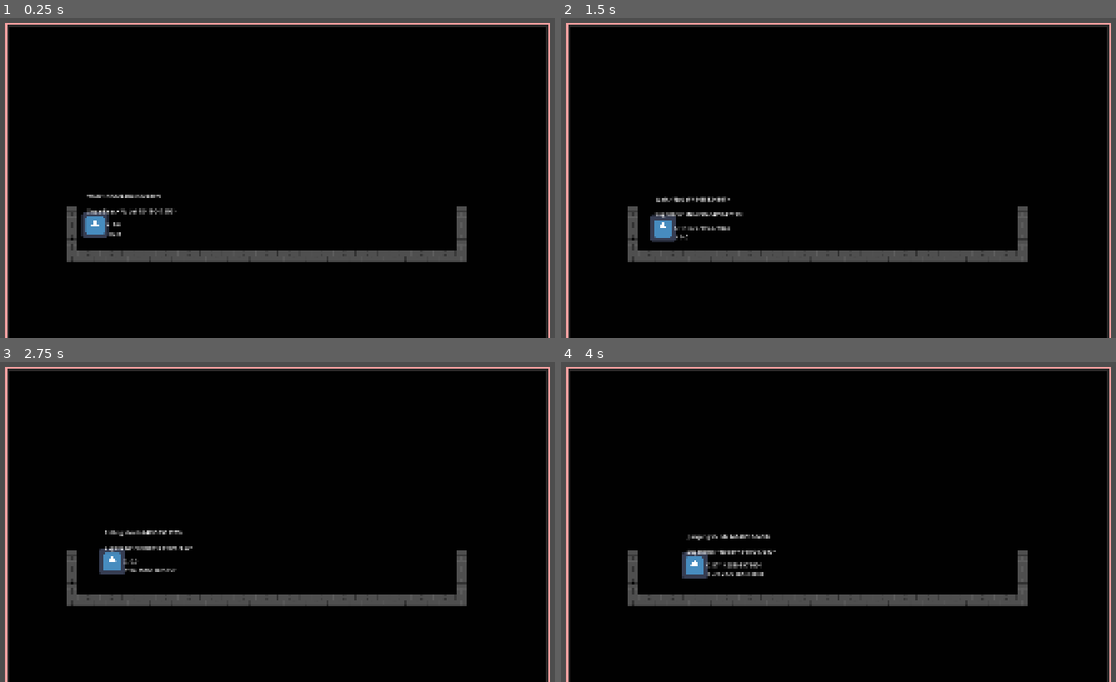
Above: before the commit, frames 1-4 (two rows, left to right).
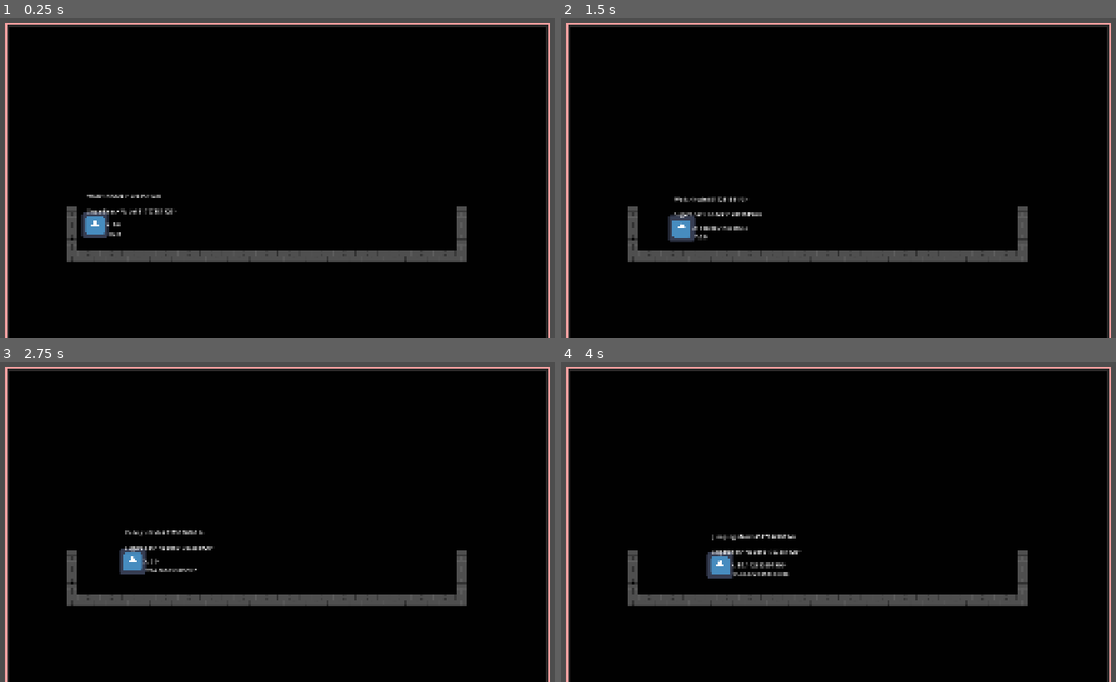
Above: after the commit, the same moments.

Repository: CamdenPix/GameOff-2026
Game: Godot game, scene res://scenes/main_game.tscn
The game is run twice, just before and just after one commit, with the same random seed, the same clock (stepped at 60 frames per second) and the same inputs. The engine's default icon, where the game draws it, is replaced by a stand-in: a white triangle on a blue panel in a dark square.
Inputs:
- Up to frame 1 (0.25 s): no input
- Up to frame 2 (1.5 s): tap Enter at 0.5 s; hold D (move_right) from 0.53 s (still down); tap T at 0.6, 1.35 s; tap Space (jump) at 0.77 s
- Up to frame 3 (2.75 s): tap Space (jump) at 1.52 s; release D (move_right) at 2.03 s; hold Left (left) from 2.03 s (still down); tap T at 2.1 s
- Up to frame 4 (4 s): release Left (left) at 2.78 s; hold D (move_right) from 2.78 s (still down); tap T at 2.85, 3.6 s; tap Space (jump) at 3.02, 3.77 s

The runs differ from the first frame. In frame 1, 0.1% of the frame differs, in the area x 22-31%, y 55-62%; in frame 2, 1.2%; in frame 3, 1.1%; in frame 4, 1.4%, in the area x 21-44%, y 53-68%.

Commit message:
Ok actually hooked up the basic state handlers to each base script

Diff:
--- a/Scripts/Abstract State Scripts/child_state_machine.gd
+++ b/Scripts/Abstract State Scripts/child_state_machine.gd
@@ -29,13 +29,15 @@
 @export var Ground_Decceleration_Time: float = 5.0
 @export var Ground_Accleration_Time: float = 5.0
 @export var Ground_Max_Speed: float = 150
+@export var Ground_Past_Max_Speed_Decceleration: float = 40
+
 
 var AirSpeed: float = 5.0
 var Jump_Velocity: float = 5.0
 var Jump_Gravity: float = ProjectSettings.get_setting("physics/3d/default_gravity")
 var Fall_Gravity: float = 5.0
 var Ground_Acceleration: float = 20
-var Ground_Decceleration: float = 80
+
 
 var current_state: State
 
--- a/Scripts/Player/Basic/dashing.gd
+++ b/Scripts/Player/Basic/dashing.gd
@@ -1,21 +1,32 @@
+@abstract
 @icon("res://assets/chip-svgrepo-com.svg")
 class_name DashingState extends State
 
 func enter(oldState: State) -> void:
+	additional_enter_logic(oldState)
 	#parent.animations.play(animation_name)
 
 	pass
 
 func exit(newState: State) -> void:
+	additional_exit_logic(newState)
 	pass
 
 func process_input(event: InputEvent) -> State:
+	additional_process_input_logic(event)
 	return null
 
 func process_frame(delta: float) -> State:
+	additional_process_frame_logic(delta)
 	return null
 
 func process_physics(delta: float) -> State:
+	additional_process_physics_logic(delta)
 	var raw_input: Vector2 = Input.get_vector("left","right","up","down")
 	parent.velocity.x = raw_input.x * animal.Speed
 	return null
+@abstract func additional_exit_logic(newState: State) -> void
+@abstract func additional_enter_logic(oldState: State) -> void
+@abstract func additional_process_physics_logic(delta:float) -> State
+@abstract func additional_process_frame_logic(delta:float) -> State
+@abstract func additional_process_input_logic(event: InputEvent) -> State
--- a/Scripts/Player/Basic/falling.gd
+++ b/Scripts/Player/Basic/falling.gd
@@ -1,25 +1,37 @@
+@abstract
 @icon("res://assets/chip-svgrepo-com.svg")
 class_name FallingState extends State
 
 @export var landing_state: LandingState
 func enter(oldState: State) -> void:
+	additional_enter_logic(oldState)
 	#parent.animations.play(animation_name)
-	#parent.velocity.y =0
+
 	pass
 
 func exit(newState: State) -> void:
+	additional_exit_logic(newState)
 	pass
 
 func process_input(event: InputEvent) -> State:
+	additional_process_input_logic(event)
 	return null
 
 func process_frame(delta: float) -> State:
+	additional_process_frame_logic(delta)
 	return null
 
+
 func process_physics(delta: float) -> State:
+	additional_process_physics_logic(delta)
 	var raw_input: Vector2 = Input.get_vector("move_left","move_right","move_up","move_down")
 	parent.velocity.x = raw_input.x * animal.AirSpeed
 	parent.velocity.y += animal.Fall_Gravity * delta
 	if parent.is_on_floor():
 		return landing_state
 	return null
+@abstract func additional_exit_logic(newState: State) -> void
+@abstract func additional_enter_logic(oldState: State) -> void
+@abstract func additional_process_physics_logic(delta:float) -> State
+@abstract func additional_process_frame_logic(delta:float) -> State
+@abstract func additional_process_input_logic(event: InputEvent) -> State
--- a/Scripts/Player/Basic/idle.gd
+++ b/Scripts/Player/Basic/idle.gd
@@ -1,16 +1,21 @@
+@abstract
 @icon("res://assets/chip-svgrepo-com.svg")
 class_name IdleState extends State
 @export var walking_state: WalkingState
 @export var jumping_state: JumpingState
 func enter(oldState: State) -> void:
+	additional_enter_logic(oldState)
 	#parent.animations.play(animation_name)
 
 	pass
 
 func exit(newState: State) -> void:
+	additional_exit_logic(newState)
 	pass
 
+
 func process_input(event: InputEvent) -> State:
+	additional_process_input_logic(event)
 	var raw_input: Vector2 = Input.get_vector("move_left","move_right","move_up","move_down")
 	if raw_input:
 		return walking_state
@@ -19,8 +24,15 @@
 	return null
 
 func process_frame(delta: float) -> State:
+	additional_process_frame_logic(delta)
+
 	return null
 
 func process_physics(delta: float) -> State:
-
+	additional_process_physics_logic(delta)
 	return null
+@abstract func additional_exit_logic(newState: State) -> void
+@abstract func additional_enter_logic(oldState: State) -> void
+@abstract func additional_process_physics_logic(delta:float) -> State
+@abstract func additional_process_frame_logic(delta:float) -> State
+@abstract func additional_process_input_logic(event: InputEvent) -> State
--- a/Scripts/Player/Basic/jump.gd
+++ b/Scripts/Player/Basic/jump.gd
@@ -1,22 +1,28 @@
+@abstract
 @icon("res://assets/chip-svgrepo-com.svg")
 class_name JumpingState extends State
 
 @export var falling_state: FallingState
 func enter(oldState: State) -> void:
 	#parent.animations.play(animation_name)
+	additional_enter_logic(oldState)
 	parent.velocity.y = -animal.Jump_Velocity
 	pass
 
 func exit(newState: State) -> void:
+	additional_exit_logic(newState)
 	pass
 
 func process_input(event: InputEvent) -> State:
+	additional_process_input_logic(event)
 	return null
 
 func process_frame(delta: float) -> State:
+	additional_process_frame_logic(delta)
 	return null
 
 func process_physics(delta: float) -> State:
+	additional_process_physics_logic(delta)
 	var raw_input: Vector2 = Input.get_vector("move_left","move_right","move_up","move_down")
 	parent.velocity.x = raw_input.x * animal.AirSpeed
 	if parent.velocity.y + animal.Jump_Gravity * delta < 0:
@@ -26,3 +32,8 @@
 		return falling_state
 
 	return null
+@abstract func additional_exit_logic(newState: State) -> void
+@abstract func additional_enter_logic(oldState: State) -> void
+@abstract func additional_process_physics_logic(delta:float) -> State
+@abstract func additional_process_frame_logic(delta:float) -> State
+@abstract func additional_process_input_logic(event: InputEvent) -> State
--- a/Scripts/Player/Basic/landing.gd
+++ b/Scripts/Player/Basic/landing.gd
@@ -1,3 +1,4 @@
+@abstract
 @icon("res://assets/chip-svgrepo-com.svg")
 class_name LandingState extends State
 @export var idle_timer: Timer
@@ -7,15 +8,18 @@
 
 func enter(oldState: State) -> void:
 	#parent.animations.play(animation_name)
+	additional_enter_logic(oldState)
 	idle_timer.start()
 	pass
 
 func exit(newState: State) -> void:
+	additional_exit_logic(newState)
 	idle_timer.stop()
 	return_idle_state = null
 	pass
 
 func process_input(event: InputEvent) -> State:
+	additional_process_input_logic(event)
 	var raw_input: Vector2 = Input.get_vector("move_left","move_right","move_up","move_down")
 
 	if raw_input:
@@ -25,9 +29,11 @@
 	return null
 
 func process_frame(delta: float) -> State:
+	additional_process_frame_logic(delta)
 	return null
 
 func process_physics(delta: float) -> State:
+	additional_process_physics_logic(delta)
 	return return_idle_state
 
 
@@ -35,3 +41,8 @@
 func _on_timer_timeout() -> void:
 	return_idle_state = idle_state
 	pass # Replace with function body.
+@abstract func additional_exit_logic(newState: State) -> void
+@abstract func additional_enter_logic(oldState: State) -> void
+@abstract func additional_process_physics_logic(delta:float) -> State
+@abstract func additional_process_frame_logic(delta:float) -> State
+@abstract func additional_process_input_logic(event: InputEvent) -> State
--- a/Scripts/Player/Basic/walk.gd
+++ b/Scripts/Player/Basic/walk.gd
@@ -11,24 +11,28 @@
 var slow_down_elapsed_time: float = 0.0
 
 func enter(oldState: State) -> void:
-
+	additional_enter_logic(oldState)
 	pass
 
 func exit(newState: State) -> void:
+	additional_exit_logic(newState)
 	coyote_timer.stop()
 	coyote_timer_fall = false
 	pass
 
 func process_input(event: InputEvent) -> State:
+	additional_process_input_logic(event)
 	if Input.is_action_just_pressed("jump"):
 		print('jump')
 		return jumping_state
 	return null
 
 func process_frame(delta: float) -> State:
+	additional_process_frame_logic(delta)
 	return null
 
 func process_physics(delta: float) -> State:
+	additional_process_physics_logic(delta)
 	move(delta)
 	#if abs(raw_input.x) > dash_threshold:
 		#return dashing_state
@@ -51,18 +55,29 @@
 
 func move(delta:float):
 
+	additional_move_logic(delta)
 	var raw_input: Vector2 = Input.get_vector("move_left","move_right","move_up","move_down")
+	var velocity_difference = abs(parent.velocity.x *raw_input.x) - animal.Ground_Max_Speed
+
 	if raw_input.length() == 0:
 		speed_up_elapsed_time -= delta
-		return
-	var velocity_difference = abs(parent.velocity.x *raw_input.x) - animal.Ground_Max_Speed
+
+
+
+	# Slow player down to max speed
+	if velocity_difference > 0:
+		speed_up_elapsed_time = animal.Ground_Accleration_Time
+		print('slow downnn')
+		#var direction = parent.velocity.x / parent.velocity.x
+		if parent.velocity.x > 0:
+			parent.velocity.x -= animal.Ground_Past_Max_Speed_Decceleration
+		else:
+			parent.velocity.x += animal.Ground_Past_Max_Speed_Decceleration
+
 
 	# Ignore player at max speed
 	if velocity_difference == 0:
 		return
-
-
-
 
 	# We speed up the player to get closer to max speed
 	if velocity_difference < 0:
@@ -81,24 +96,6 @@
 
 		return
 
-	# Slow player down to max speed
-	if velocity_difference > 0:
-		print('slow downnn')
-		slow_down_elapsed_time += delta
-
-		var time_left = animal.Ground_Decceleration_Time - slow_down_elapsed_time
-		var progress = clamp(slow_down_elapsed_time / animal.Ground_Decceleration_Time, 0.0, 1.0)
-
-		var smooth_progress = easeOutExpo(progress)
-		var smooth_speed = smooth_progress * animal.Ground_Max_Speed
-
-
-		var difference = (smooth_speed * raw_input.x) - parent.velocity.x
-		parent.velocity.x += difference
-		return
-
-	var temp_speed = parent.velocity.x
-	additional_move_logic(delta)
 
 func easeOutQuart(x: float) -> float:
 	return 1 - pow(1 - x, 4);
--- a/Scripts/Player/SugarBear/Walk.gd
+++ b/Scripts/Player/SugarBear/Walk.gd
@@ -9,6 +9,10 @@
 func additional_process_frame_logic(delta:float) -> State:
 	return
 func additional_process_input_logic(event: InputEvent) -> State:
+	if event is InputEventKey and event.pressed:
+		if event.keycode == KEY_T:
+			print("t")
+			parent.velocity.x *= 2
 	return
 func additional_move_logic(delta:float) -> void:
 	return
--- a/Scripts/Player/SugarBear/dashing.gd
+++ b/Scripts/Player/SugarBear/dashing.gd
@@ -1,6 +1,6 @@
 extends DashingState
 
-func additiona_exit_logic(newState: State) -> void:
+func additional_exit_logic(newState: State) -> void:
 	return
 func additional_enter_logic(oldState: State) -> void:
 	return
--- a/Scripts/Player/SugarBear/falling.gd
+++ b/Scripts/Player/SugarBear/falling.gd
@@ -1,6 +1,6 @@
 extends FallingState
 
-func additiona_exit_logic(newState: State) -> void:
+func additional_exit_logic(newState: State) -> void:
 	return
 func additional_enter_logic(oldState: State) -> void:
 	return
--- a/Scripts/Player/SugarBear/idle.gd
+++ b/Scripts/Player/SugarBear/idle.gd
@@ -1,6 +1,6 @@
 extends IdleState
 
-func additiona_exit_logic(newState: State) -> void:
+func additional_exit_logic(newState: State) -> void:
 	return
 func additional_enter_logic(oldState: State) -> void:
 	return
--- a/Scripts/Player/SugarBear/jumping.gd
+++ b/Scripts/Player/SugarBear/jumping.gd
@@ -1,6 +1,6 @@
 extends JumpingState
 
-func additiona_exit_logic(newState: State) -> void:
+func additional_exit_logic(newState: State) -> void:
 	return
 func additional_enter_logic(oldState: State) -> void:
 	return
--- a/Scripts/Player/SugarBear/landing.gd
+++ b/Scripts/Player/SugarBear/landing.gd
@@ -1,6 +1,6 @@
 extends LandingState
 
-func additiona_exit_logic(newState: State) -> void:
+func additional_exit_logic(newState: State) -> void:
 	return
 func additional_enter_logic(oldState: State) -> void:
 	return
--- a/scenes/player.tscn
+++ b/scenes/player.tscn
@@ -65,8 +65,9 @@
 Jump_Fall_Time = 1.0
 Jump_Height = 40.0
 Jump_Distance = 100.0
-Ground_Accleration_Time = 10.0
+Ground_Accleration_Time = 1.0
 Ground_Max_Speed = 100.0
+Ground_Past_Max_Speed_Decceleration = 3.0
 
 [node name="Walk" type="Node" parent="ParentStateMachine/SugarBear" unique_id=305116382 node_paths=PackedStringArray("dashing_state", "jumping_state", "falling_state", "coyote_timer")]
 script = ExtResource("7_y4r1p")
